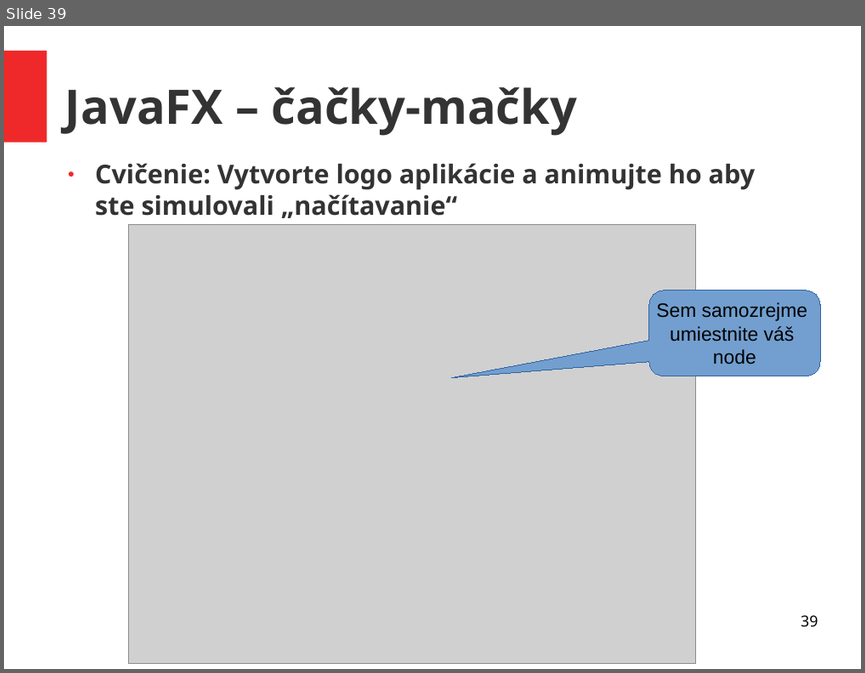
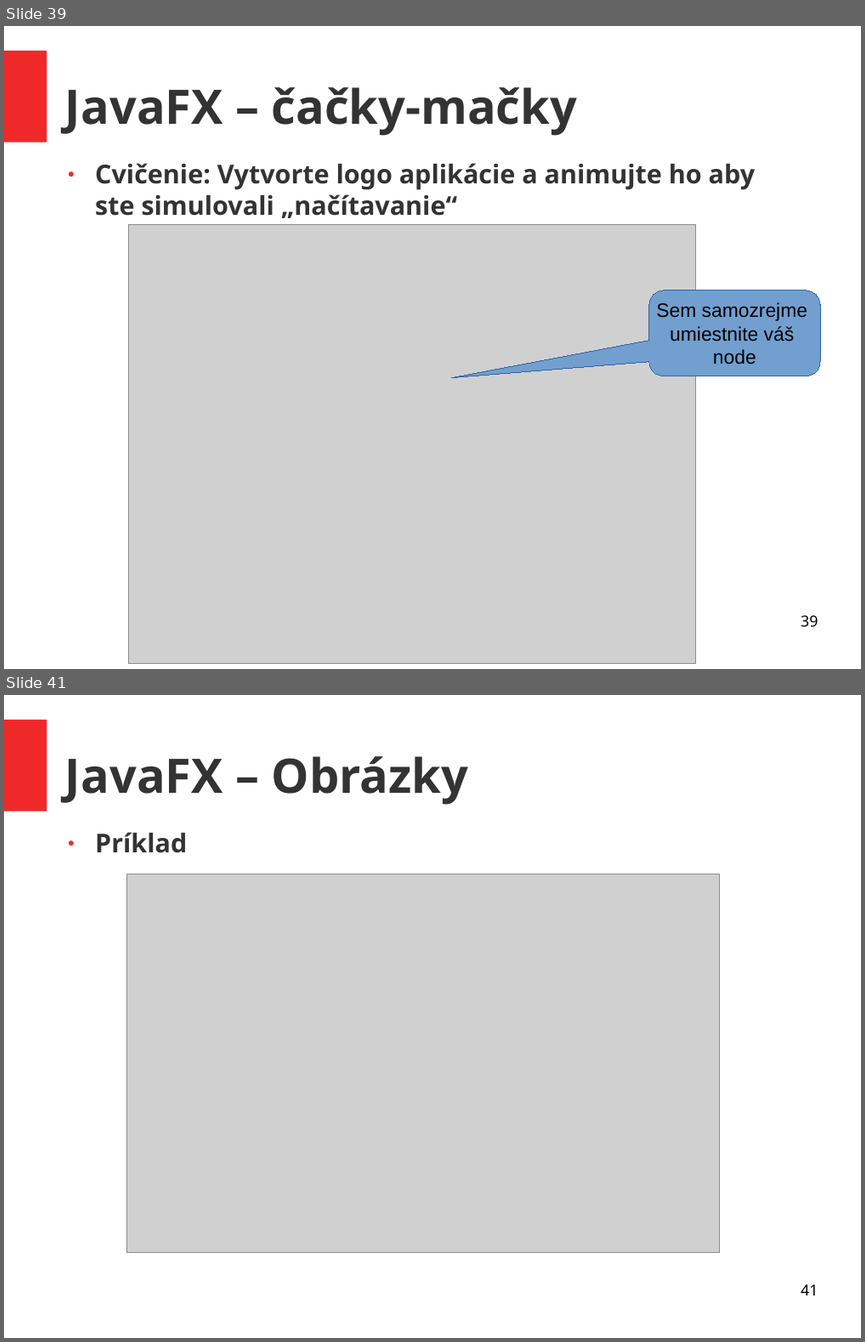
Before and after one commit to ukf-michalkohutek/prezentacia, a slide deck: seminar2.odp. Shown one above the other, each under a label of ours: slide 39 before the commit, slides 39 and 41 after it; the slides between them are not shown. The pictures are 865x673 and 865x1342 pixels, drawn with LibreOffice and Linux fonts; fonts in the diff are those of the drawing; grey boxes stand for pictures. Boxes give left, top, right and bottom in pixels: in the first picture for what was removed or moved away, otherwise in the second. Text is boxed around its words. In the diff, an @@ line names an element or a change of style, - is before the commit and + after.

```diff
--- a/seminar2.odp
+++ b/seminar2.odp
@@ slide 41 added at bbox=[4, 695, 861, 1338], background #FFFFFF; not listed: 1 template element that a slide beside it also shows @@
@@ title added at bbox=[65, 756, 469, 805], 44 pt, text #333333, bold @@
+JavaFX – Obrázky
@@ text added at bbox=[95, 832, 187, 853], 24 pt, text #333333, bold @@
+● Príklad
@@ picture added at bbox=[127, 873, 720, 1252] @@
@@ page number added at bbox=[800, 1284, 817, 1295], 14 pt, text #000000 @@
+41
```
Also in this commit, not shown: 8 other slides added, 1 other file.
